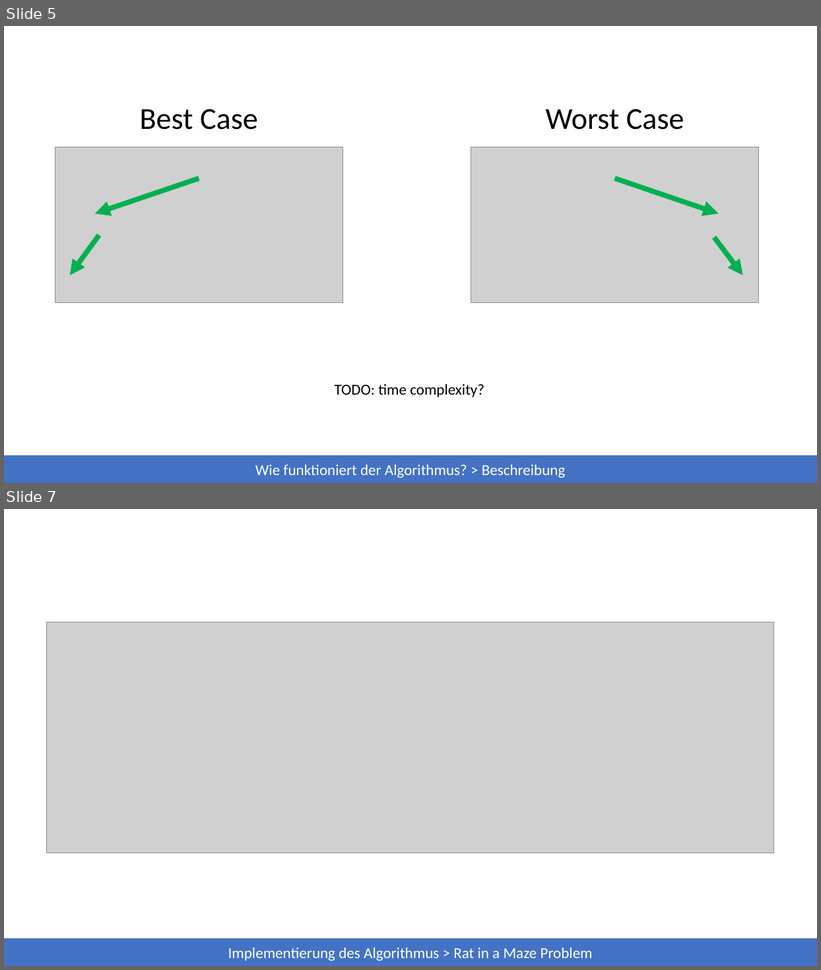
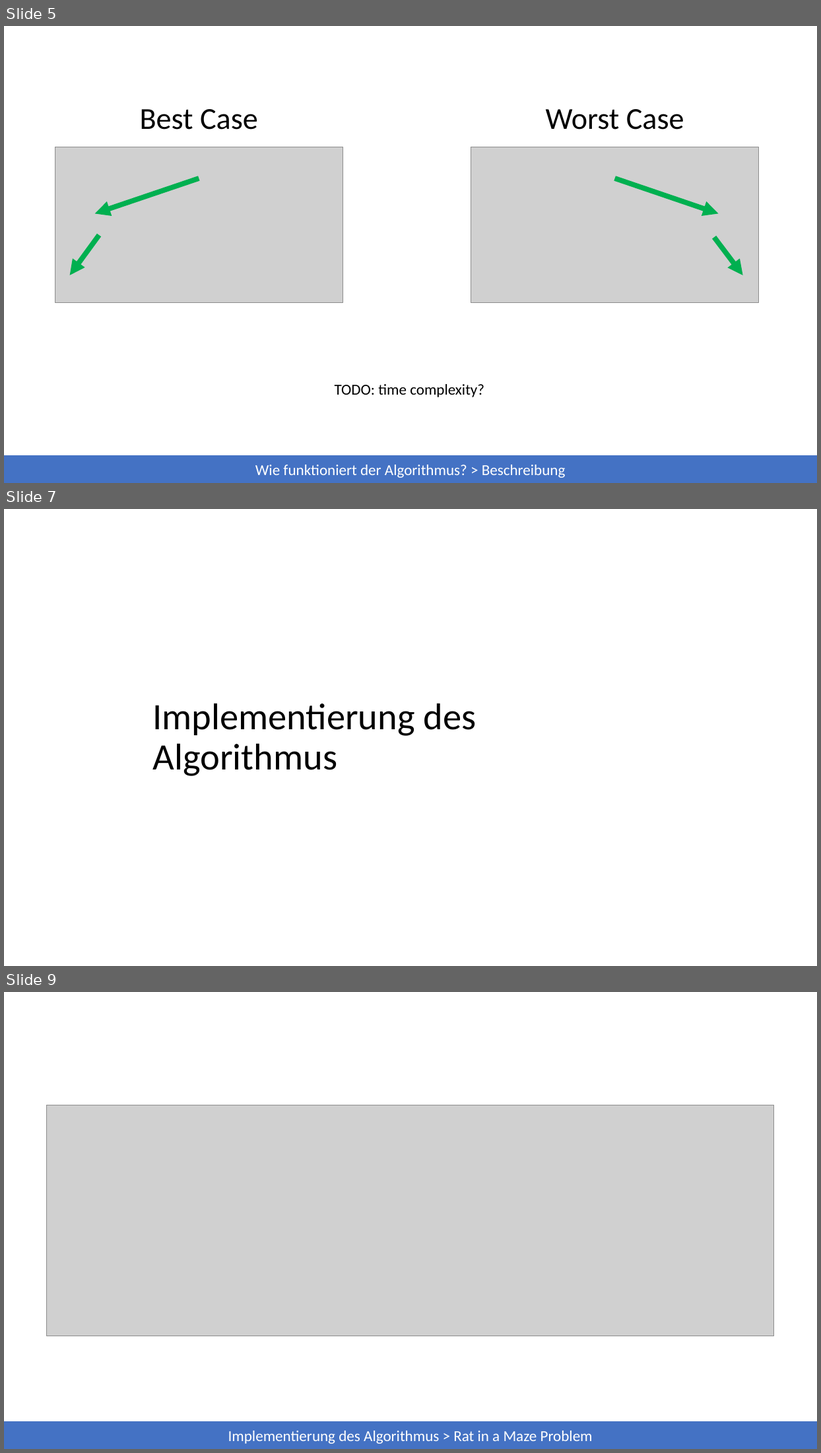
Before and after one commit to 7rebux/backtracking, a slide deck: _presentation/main.pptx. Shown one above the other, each under a label of ours: slides 5 and 7 before the commit, slides 5, 7 and 9 after it; the slides between them are not shown. The pictures are 821x970 and 821x1453 pixels, drawn with LibreOffice and Linux fonts; fonts in the diff are those of the drawing; grey boxes stand for pictures. Boxes give left, top, right and bottom in pixels: in the first picture for what was removed or moved away, otherwise in the second. Text is boxed around its words. In the diff, an @@ line names an element or a change of style, - is before the commit and + after.

```diff
--- a/_presentation/main.pptx
+++ b/_presentation/main.pptx
@@ slide 7 added at (x1=4, y1=509, x2=817, y2=966), background #FFFFFF @@
@@ title added at (x1=153, y1=703, x2=477, y2=776), 44 pt, text #000000 @@
+Implementierung des Algorithmus
@@ what was slide 7 is now slide 9 @@
```
Also in this commit, not shown: 2 slides changed, 3 other slides added.
